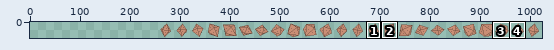
Pixel-art file -- assets/source/aseprite/rolls/blast_d10.aseprite. The first picture is a wide view before the edit; the outline marks the close-up.
Close-up. Before:
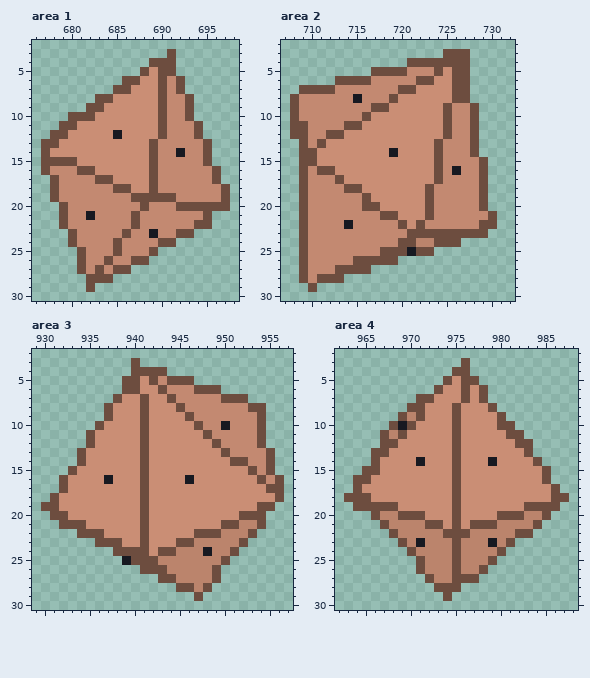
768x32 pixels, 1 frame. Colours within 5 levels of each other are drawn and written as one. Shown: area 1: x 676..698, y 2..30; area 2: x 707..732, y 2..30; area 3: x 929..957, y 2..30; area 4: x 962..988, y 2..30. The old version is drawn lined up with the new one, on the new canvas. The commit also changed other parts of the picture, which this record leaves out.
New version:
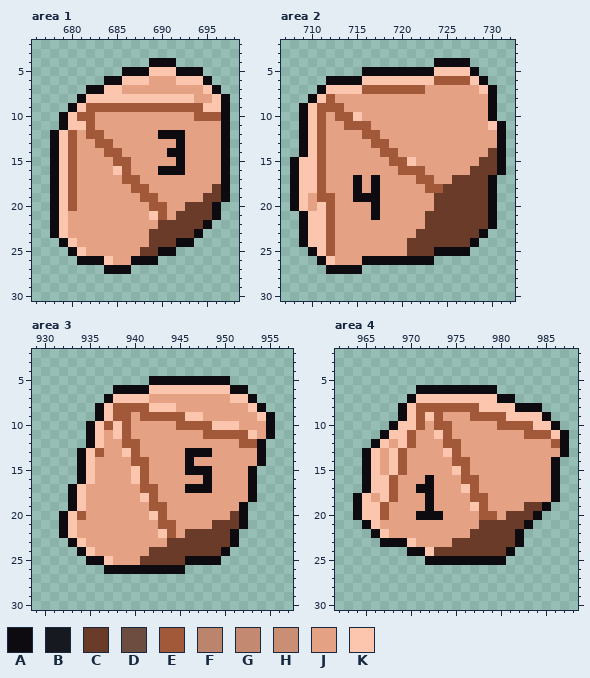
Palette (. is transparent): A #0e0b10  B #171921  C #6a3b29  D #6d4d3f  E #a25939  F #bb846c  G #c38971  H #ca8e75  J #e4a184  K #fcc5ae
Change:
canvas 768x32 -> 1024x32, the old top-left corner now at 256,1 (the part of the old canvas that was cut away was empty and is not shown)
Changed rows in their new state; - is an unchanged pixel.
Area 1:
first column x 677:
 3 --------------.------
 4 ------------AAA------
 5 ---------AAAKKKAAA---
 6 -------AAKKKJJJKKKA--
 7 -----AAKKJJJJJJJJJKA-
 8 ----AKKKKKKKKKKKKJJKA
 9 ---AKEEEEEEEEEEEEEKKA
10 --AKEEJJJJJJJJJJJEEEA
11 --AKKEJJJJJJJJJJJJJJA
12 -AKEJEEJJJJJJAAAJJJJA
13 .AKEJJEEJJJJJJJAJJJJA
14 .AKEJJJEEJJJJJAAJJJJA
15 .AKEJJJJEEJJJJJAJJJJA
16 .AKEJJJJKEJJJAAAJJJJA
17 -AKEJJJJJEEJJJJJJJJJA
18 -AKEJJJJJJEEJJJJJJJCA
19 -AKEJJJJJJJEEJJJJJCCA
20 -AKEJJJJJJJJEEJJCCCA.
21 -AKJJJJJJJJJKEJCCCCA-
22 -AKJJJJJJJJJJCCCCCA--
23 -AKJJJJJJJJJCCCCCA---
24 --AKJJJJJJJJCCCAA----
25 ---AKJJJJJJCCAA------
26 ----AAAKJJAAA--------
27 ----...AAA-----------
28 -----...-------------
29 -----.---------------
Area 2:
first column x 708:
 3 -----------------...----
 4 -------------...AAAA----
 5 --------AAAAAAAAKKKKA---
 6 ----AAAAKKKKKKKKEEEEKA--
 7 -..AKKKKEEEEEEEJJJJJJKA-
 8 ..AKEJJJJJJJJJJJJJJJJJA-
 9 .AKEEEJJJJJJJJJJJJJJJJA-
10 .AKEJEEKJJJJJJJJJJJJJJA-
11 .AKEJJEEEJJJJJJJJJJJJJKA
12 .AKEJJJJEEJJJJJJJJJJJJJA
13 -AKEJJJJJEEJJJJJJJJJJJJA
14 -AKEJJJJJJEEJJJJJJJJJJCA
15 AKKEJJJJJJJEEKJJJJJJJCCA
16 AKKEJJJJJJJJEEEJJJJJCCCA
17 AKKEJJJAJAJJJJEEJJCCCCA-
18 AKKEJJJAJAJJJJJEECCCCCA-
19 AKJEEJJAAAJJJJJJCCCCCCA-
20 AKJKEJJJJAJJJJJJCCCCCCA-
21 -AKKEJJJJAJJJJJCCCCCCCA-
22 -AKKEJJJJJJJJJJCCCCCCCA-
23 -AKKEJJJJJJJJJCCCCCCCA--
24 -AKKEJJJJJJJJCCCCCCCA---
25 -.AKEJJJJJJJJCCCAAAA----
26 -..AKJJJAAAAAAAA--------
27 -...AAAA.---------------
28 -.....------------------
29 --.---------------------
Area 3:
first column x 930:
 3 ----------.----------------
 4 ----------....-------------
 5 ---------...AAAAAAAAA------
 6 --------AAAAKKKKKKKKKAA----
 7 -------AKKKKJJJJJJJJJKKA---
 8 ------AKEEEEKKKJJJJJJJJKA--
 9 ------AKEEJEEEEEKKJJJJJJKA-
10 -----AKEKEJJJJJEEEEKKKJJJA-
11 -----AKJKEJJJJJJJJEEEEEKJA-
12 -----AKJJEEJJJJJJJJJJJEEA--
13 ----AKEJJKEJJJJJAAAJJJJJA.-
14 ----AKJJJJEEJJJJAJJJJJJJA.-
15 ---.AKJJJJKEJJJJAAAJJJJA..-
16 --..AKJJJJKEJJJJJJAJJJJA...
17 --.AKJJJJJJEEJJJAAAJJJJA...
18 -..AKJJJJJJKEJJJJJJJJJJA...
19 ...AKJJJJJJJEEJJJJJJJJA...-
20 -.AKEJJJJJJJKEJJJJJJJCA..--
21 --AKJJJJJJJJJEEJJJJCCCA..--
22 --AKJJJJJJJJJKEJCCCCCA..---
23 ---AKJJJJJJJJJCCCCCCCA.----
24 ----AKJJJJJJCCCCCCCCA.-----
25 -----AAKJJJCCCCCAAAA.------
26 -------AAAAAAAAA....-------
27 -------------.......-------
28 ---------------....--------
29 -----------------.---------
Area 4:
first column x 963:
 3 -------------.-----------
 4 ------------..-----------
 5 -----------....----------
 6 --------AAAAAAAAA--------
 7 -------AKKKKKKKKKAA------
 8 ------AKEEEEEEEKKKKAAA---
 9 ------AKEKEJJJEEEEKKKKA--
10 -----AKKEJEEJJJJJEEEEKKA-
11 ----AKKEJJKEJJJJJJJJEEEKA
12 ---AKJKEJJJEEJJJJJJJJJJEA
13 --AKJKEJJJJKEJJJJJJJJJJJA
14 --AKJKEJJJJJEEJJJJJJJJJA-
15 --AKJKEJJJJJKEJJJJJJJJJA-
16 -.AKKEJJJAJJJEEJJJJJJJJA-
17 -.AKKEJJAAJJJKEJJJJJJJJA-
18 .AKJKEJJJAJJJJEEJJJJJJJA.
19 -AKKEJJJJAJJJJKEJJJJCCA.-
20 -AKKEJJJAAAJJJJEEJCCCA.--
21 --AKJJJJJJJJJJJCCCCCA.---
22 ---AKJJJJJJJJJCCCCCA.----
23 ----AAAKJJJJCCCCCCCA-----
24 -------AAKCCCCCCCCA------
25 --------.AAAAAAAAA-------
26 --------........---------
27 ---------......----------
28 ----------...------------
29 -----------.-------------
Changed places in both close-ups, as pixel boxes (x1, y1, x2, y2):
changed: (41, 49, 230, 292)
changed: (290, 49, 506, 292)
changed: (41, 358, 284, 601)
changed: (344, 358, 569, 601)
